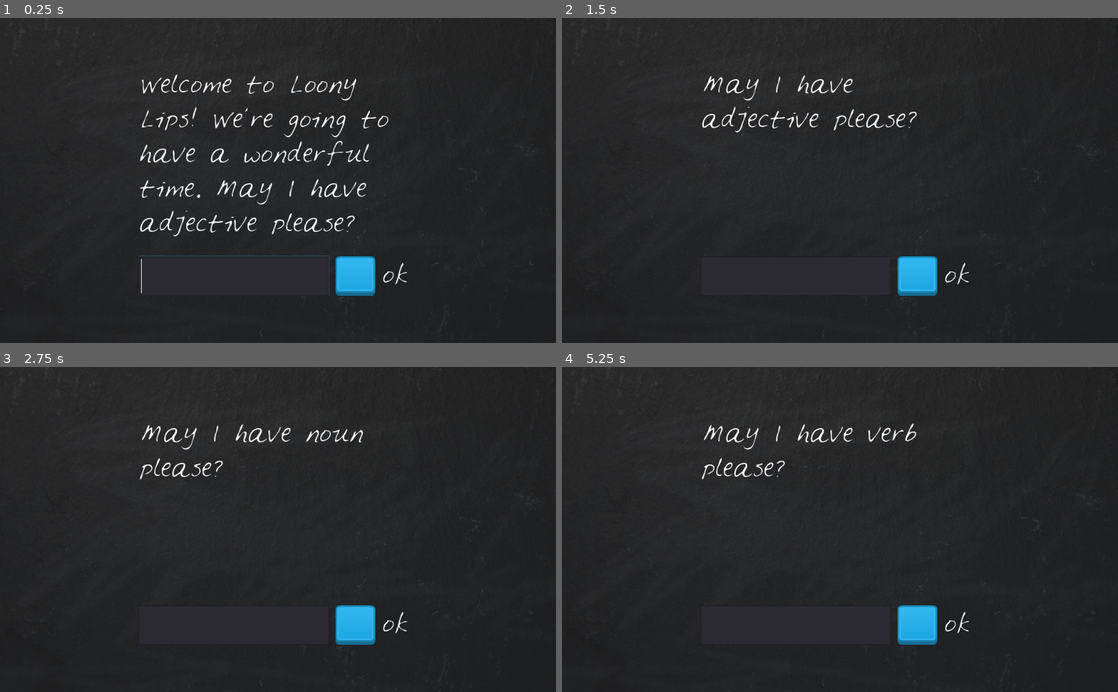
Above: before the commit, frames 1-4 (two rows, left to right).
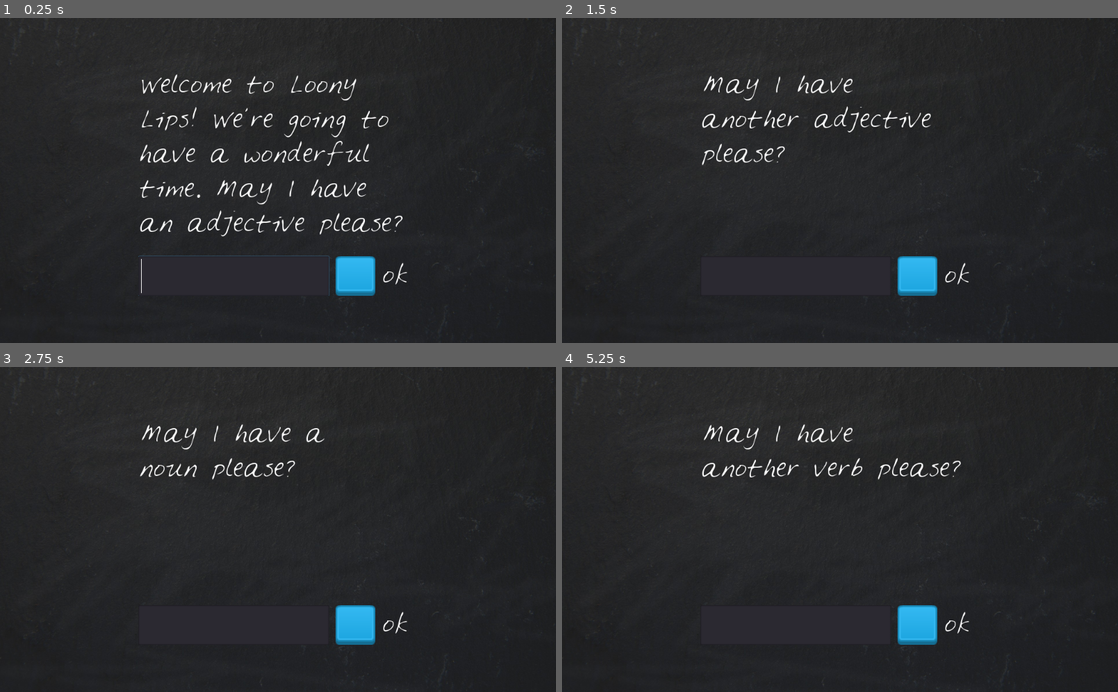
Above: after the commit, the same moments.

Repository: Roopaish/Godot-Game-Development
Game: Godot game, scene res://LoonyLips.tscn
Same seed, same stepped clock (60 frames per second), same inputs: the game is played once before the commit and once after it.
Inputs (mouse positions are in pixels of both pictures, inside the frame that each line leads up to):
- Up to frame 1 (0.25 s): no input
- Up to frame 2 (1.5 s): click (795, 274) at 0.52 s; type "Alex" at 0.6 s; click (917, 274) at 1.25 s
- Up to frame 3 (2.75 s): click (355, 623) at 2 s
- Up to frame 4 (5.25 s): click (917, 623) at 2.75 s; tap Enter at 3.5, 5 s; tap Space at 4.25 s

The runs differ from the first frame. In frame 1, 0.9% of the frame differs, in the area x 28-73%, y 59-68%; in frame 2, 1.0%, in the area x 25-67%, y 27-46%; in frame 3, 0.7%; in frame 4, 0.8%.

Commit message:
LoonyLips method changed to StoryBook, Json -> StoryBook

Diff:
--- a/Loony Lips/LoonyLips.gd
+++ b/Loony Lips/LoonyLips.gd
@@ -14,18 +14,11 @@
 	PlayerText.grab_focus()
 
 func set_current_story():
-	var stories = get_from_json("StoryBook.json")
-
 	randomize()
-	current_story = stories[randi() % stories.size()]
-
-func get_from_json(filename):
-	var file = File.new() # new file object
-	file.open(filename, File.READ)
-	var text = file.get_as_text()
-	var data = parse_json(text)
-	file.close()
-	return data
+	var stories = $StoryBook.get_child_count()
+	var selected_story = randi() % stories
+	current_story.prompts = $StoryBook.get_child(selected_story).prompts
+	current_story.story = $StoryBook.get_child(selected_story).story
 
 
 func _on_PlayerText_text_entered(new_text):
--- a/Loony Lips/LoonyLips.tscn
+++ b/Loony Lips/LoonyLips.tscn
@@ -1,10 +1,11 @@
-[gd_scene load_steps=9 format=2]
+[gd_scene load_steps=10 format=2]
 
 [ext_resource path="res://LoonyLips.gd" type="Script" id=1]
 [ext_resource path="res://gfx/blackboard.jpg" type="Texture" id=2]
 [ext_resource path="res://gfx/Feltpen.ttf" type="DynamicFontData" id=3]
 [ext_resource path="res://gfx/blue_button11.png" type="Texture" id=4]
 [ext_resource path="res://gfx/blue_button12.png" type="Texture" id=5]
+[ext_resource path="res://Story.gd" type="Script" id=6]
 
 [sub_resource type="DynamicFont" id=1]
 size = 40
@@ -50,7 +51,7 @@
 }
 
 [node name="DisplayText" type="RichTextLabel" parent="VBoxContainer"]
-margin_right = 496.0
+margin_right = 495.0
 margin_bottom = 342.0
 size_flags_vertical = 3
 custom_fonts/normal_font = SubResource( 1 )
@@ -58,13 +59,13 @@
 
 [node name="HBoxContainer" type="HBoxContainer" parent="VBoxContainer"]
 margin_top = 346.0
-margin_right = 496.0
+margin_right = 495.0
 margin_bottom = 419.0
 custom_constants/separation = 12
 alignment = 2
 
 [node name="PlayerText" type="LineEdit" parent="VBoxContainer/HBoxContainer"]
-margin_right = 352.0
+margin_right = 351.0
 margin_bottom = 73.0
 size_flags_horizontal = 3
 custom_fonts/font = SubResource( 2 )
@@ -73,8 +74,8 @@
 }
 
 [node name="TextureButton" type="TextureButton" parent="VBoxContainer/HBoxContainer"]
-margin_left = 364.0
-margin_right = 437.0
+margin_left = 363.0
+margin_right = 436.0
 margin_bottom = 73.0
 rect_min_size = Vector2( 73, 73 )
 texture_normal = ExtResource( 4 )
@@ -82,12 +83,29 @@
 expand = true
 
 [node name="Label" type="Label" parent="VBoxContainer/HBoxContainer"]
-margin_left = 449.0
+margin_left = 448.0
 margin_top = 5.0
-margin_right = 496.0
+margin_right = 495.0
 margin_bottom = 68.0
 custom_fonts/font = SubResource( 3 )
 text = "ok"
 
+[node name="StoryBook" type="Node" parent="."]
+
+[node name="Story0" type="Node" parent="StoryBook"]
+script = ExtResource( 6 )
+prompts = PoolStringArray( "a noun", "another noun", "an adverb", "an adjective" )
+story = "Once upon a time someone called %s ate a %s flavored sandwich which made him feel %s inside. \\nIt was a %s day."
+
+[node name="Story1" type="Node" parent="StoryBook"]
+script = ExtResource( 6 )
+prompts = PoolStringArray( "a noun", "a name", "an adjective", "another name" )
+story = "There once was a %s called %s who searched far and wide for mythical %s noun of %s."
+
+[node name="Story2" type="Node" parent="StoryBook"]
+script = ExtResource( 6 )
+prompts = PoolStringArray( "an adjective", "another adjective", "a noun", "another adjective", "another adjective", "a verb", "another verb", "another verb", "another adjective", "another  verb" )
+story = "Yesterday, my friend and I went to the park. On our way to the %s park, we saw big %s balloons tied to a %s. \\nOnce we got to the %s park, the sky turned %s. It started to %s and %s. My friend and I %s all the way home. \\n\\nTomorrow we will try to go to the %s park again and hopefully it doesn't %s!"
+
 [connection signal="text_entered" from="VBoxContainer/HBoxContainer/PlayerText" to="." method="_on_PlayerText_text_entered"]
 [connection signal="pressed" from="VBoxContainer/HBoxContainer/TextureButton" to="." method="_on_TextureButton_pressed"]
--- /dev/null
+++ b/Loony Lips/Story.gd
@@ -0,0 +1,7 @@
+extends Node
+
+export var prompts : PoolStringArray
+export var story : String
+
+func _ready():
+	pass
--- a/Loony Lips/StoryBook.json
+++ /dev/null
@@ -1,25 +0,0 @@
-[
-  {
-    "prompts": ["a name", "a noun", "adverb", "adjective"],
-    "story": "Once upon a time someone called %s ate a %s flavored sandwich which made him feel %s inside. \nIt was a %s day."
-  },
-  {
-    "prompts": ["a noun", "a name", "adjective", "another name"],
-    "story": "There once was a %s called %s who searched far and wide for mythical %s noun of %s."
-  },
-  {
-    "prompts": [
-      "adjective",
-      "adjective",
-      "noun",
-      "adjective",
-      "adjective",
-      "verb",
-      "verb",
-      "verb",
-      "adjective",
-      "verb"
-    ],
-    "story": "Yesterday, my friend and I went to the park. On our way to the %s park, we saw big %s balloons tied to a %s. \nOnce we got to the %s park, the sky turned %s. It started to %s and %s. My friend and I %s all the way home. \n\nTomorrow we will try to go to the %s park again and hopefully it doesn/'t %s!"
-  }
-]
Not shown, changed: Loony Lips/export_presets.cfg
Not shown, changed: README.md
